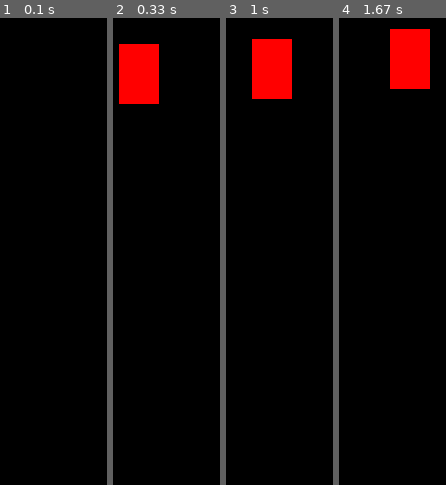
Above: before the commit, frames 1-4 (left to right).
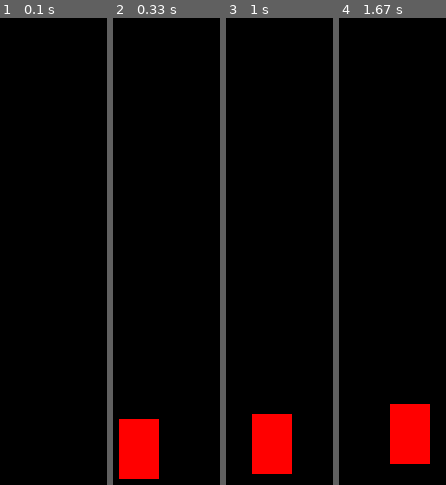
Above: after the commit, the same moments.

Repository: RobertNeuzil/game
Game: pygame game, started from game.py
Same seed, same stepped clock (60 frames per second), same inputs: the game is played once before the commit and once after it.
Inputs:
- Up to frame 1 (0.1 s): no input
- Up to frame 2 (0.33 s): no input
- Up to frame 3 (1 s): hold Right 0.33-0.8 s; hold Up from 0.83 s (still down)
- Up to frame 4 (1.67 s): release Up at 1.13 s; hold Right 1.17-1.63 s

Frame 1 is identical in both runs. In frame 2, 9.6% of the frame differs, in the area x 5-43%, y 5-99%; in frame 3, 9.6%; in frame 4, 9.6%.

Commit message:
added borders to keep character in

Diff:
--- a/game.py
+++ b/game.py
@@ -15,8 +15,9 @@
 
 pygame.display.set_caption('First Game')
 
+screenwidth = 500
 x = 50
-y = 50
+y = 425
 width = 40
 height = 60
 velocity = 5
@@ -32,18 +33,20 @@
 
 	keys = pygame.key.get_pressed()
 
-	if keys[pygame.K_LEFT]:
+	if keys[pygame.K_LEFT] and x > velocity:
 		x -= velocity
 
-	if keys[pygame.K_RIGHT]:
+	if keys[pygame.K_RIGHT] and x < screenwidth - width - velocity:
 		x += velocity
 
-	if keys[pygame.K_UP]:
+	if keys[pygame.K_UP] and y > velocity :
 		y -= velocity
 
-	if keys[pygame.K_DOWN]:
+	if keys[pygame.K_DOWN] and y < screenwidth - height - velocity:
 		y += velocity
+
 	win.fill((0))
 	pygame.draw.rect(win, (255, 0, 0), (x, y, width, height))
 	pygame.display.update()
+
 pygame.quit()
